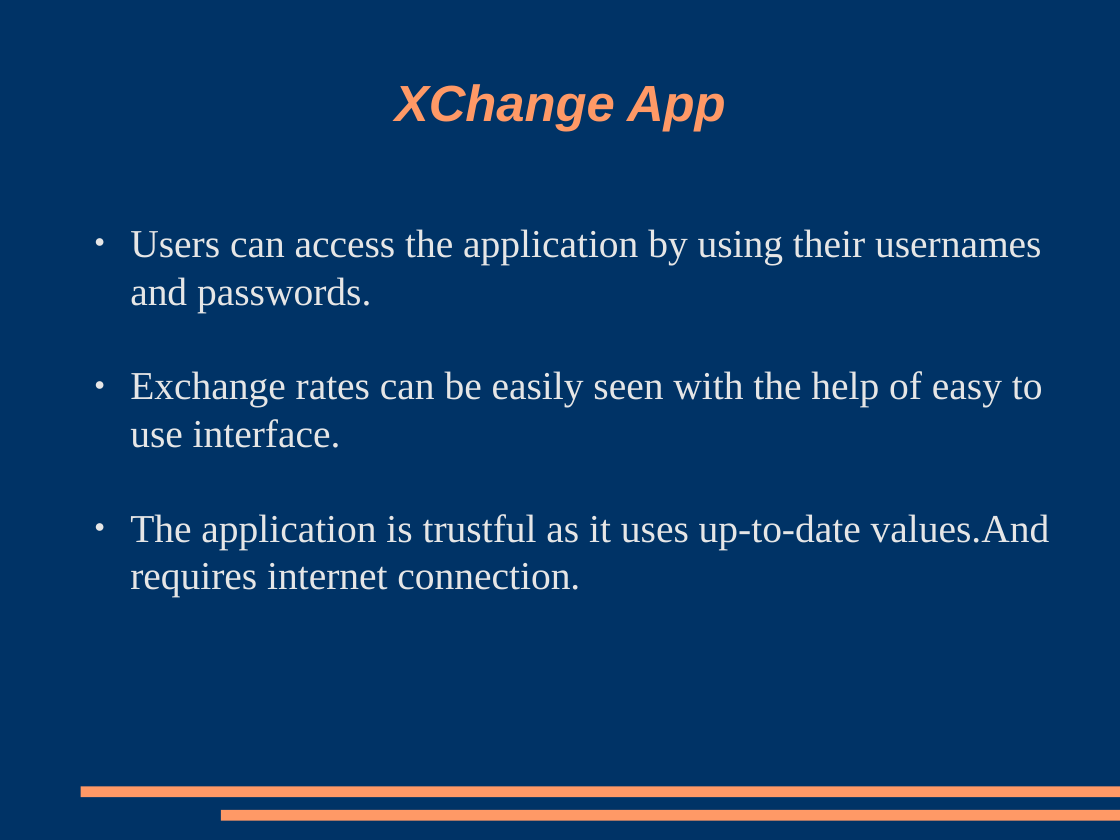
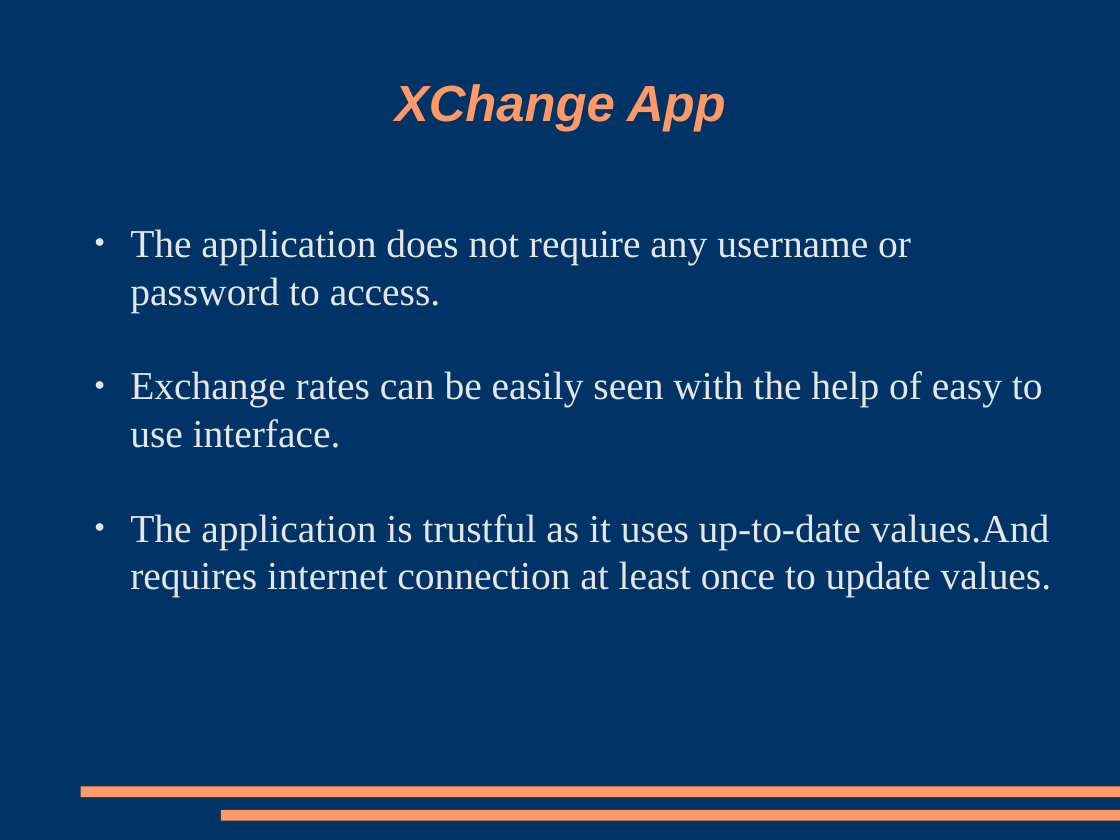
Before and after one commit to ArdaOzkardesler/Xchange-Presentation, a slide deck: slide 3 of XChange Presentation.odp. Drawn at 1120x840 pixels with LibreOffice and Linux fonts; fonts in the diff are those of the drawing. Boxes give left, top, right and bottom in pixels: in the first picture for what was removed or moved away, otherwise in the second. Text is boxed around its words. In the diff, an @@ line names an element or a change of style, - is before the commit and + after.

Commit message:
Presentation new version
Updated the presentation.

```diff
--- a/XChange Presentation.odp
+++ b/XChange Presentation.odp
@@ text at [130, 229, 911, 313]: text changed @@
-● Users can access the application by using their usernames and passwords.
+● The application does not require any username or password to access.
@@ text at [130, 514, 1052, 598]: text changed @@
-● The application is trustful as it uses up-to-date values.And requires internet connection.
+● The application is trustful as it uses up-to-date values.And requires internet connection at least once to update values.
```
Also in this commit, not shown: 2 other slides changed, 1 other file.
